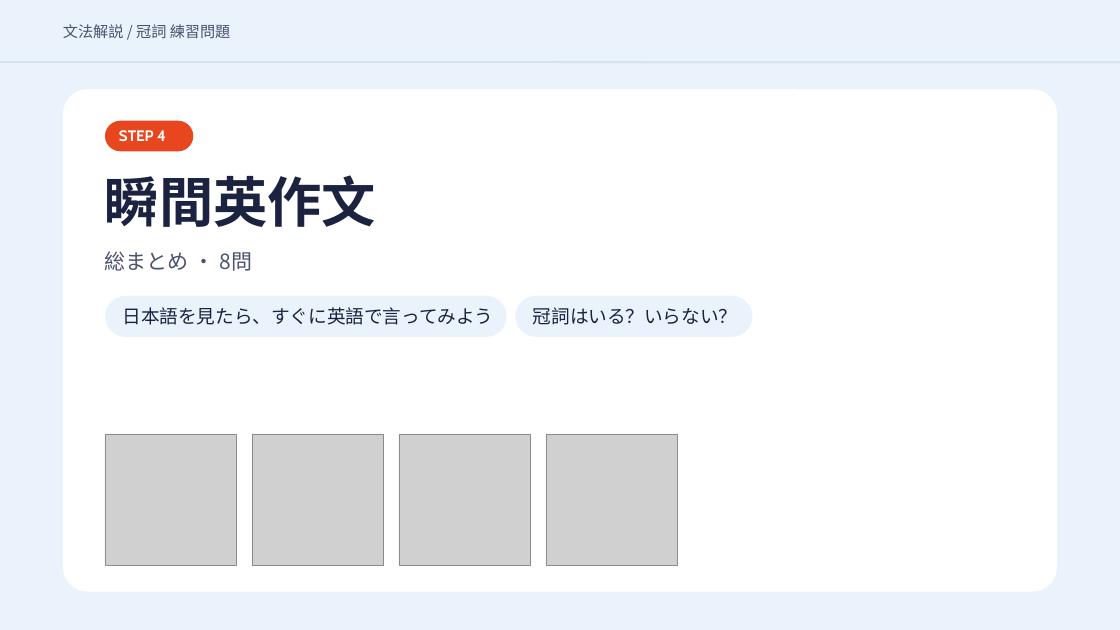
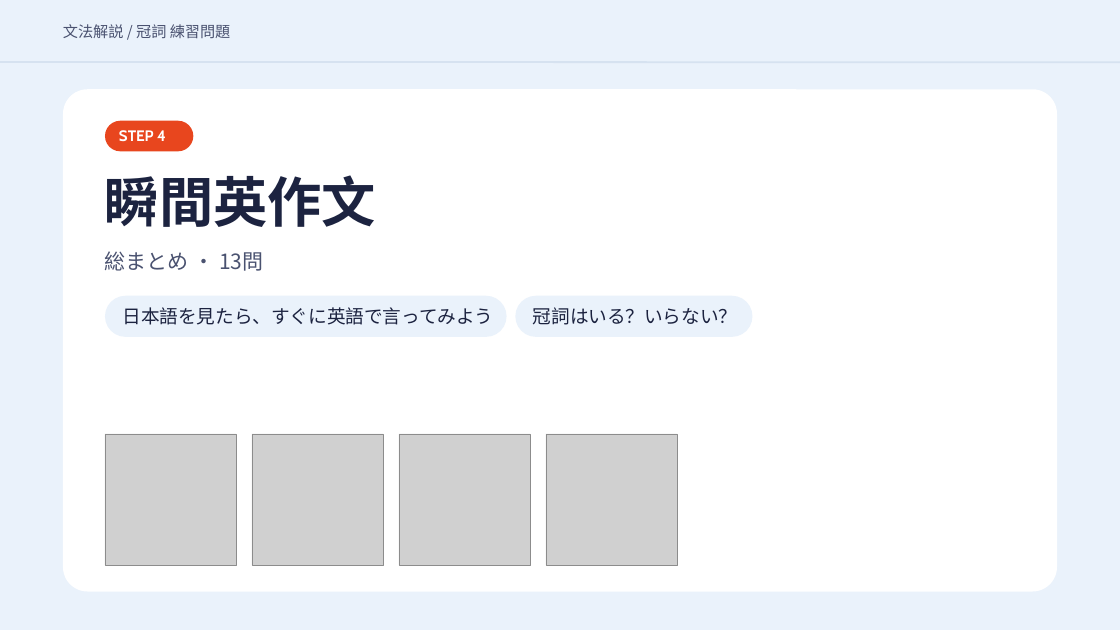
Before and after one commit to hinakajisaki-dev/hina-english, a slide deck: slide 41 of matome/articles-4/articles-4-slides.pptx. Drawn at 1120x630 pixels with LibreOffice and Linux fonts; fonts in the diff are those of the drawing; grey boxes stand for pictures. Boxes give left, top, right and bottom in pixels: in the first picture for what was removed or moved away, otherwise in the second. Text is boxed around its words. In the diff, an @@ line names an element or a change of style, - is before the commit and + after.

```diff
--- a/matome/articles-4/articles-4-slides.pptx
+++ b/matome/articles-4/articles-4-slides.pptx
@@ text at [105, 251, 263, 271]: text changed @@
-総まとめ ・ 8問
+総まとめ ・ 13問
```
Also in this commit, not shown: 28 other slides changed, 10 slides added, 3 other files.
